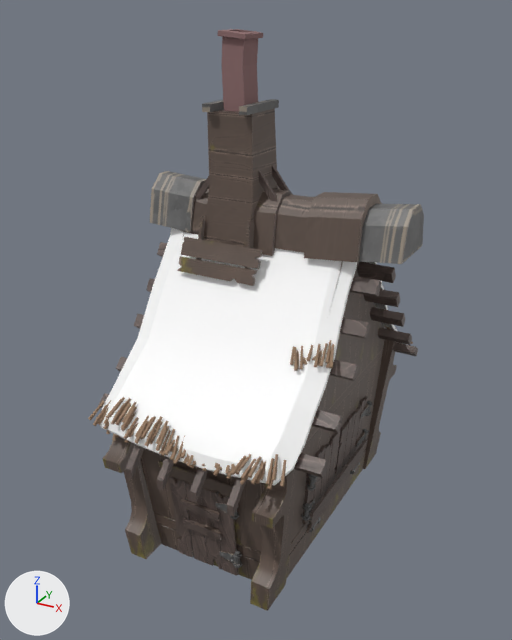
Renders of the FBX model BogeyMan/Assets/Art/Environnement/Props/Houses/SM_House_Tiny01.fbx from each side of a commit.
The view is the same before and after, from a 50 mm camera at (4.68, -8.91, 7.76) aimed at (-0.05, -0.32, 3.47). The axes (+X, +Y, +Z) are drawn at lower left. The lights are the same throughout. Where no turn or scale is listed for an object, it has been applied to the vertices.
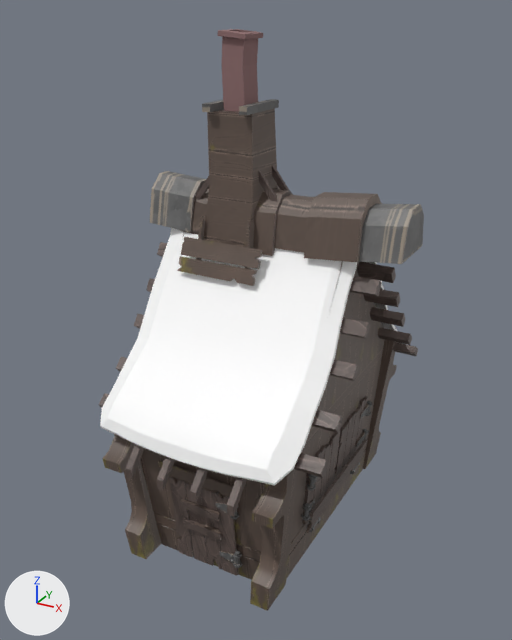
The newer file is also turned or shifted as a whole; pictures and numbers use the older file's frame.

Diff of the bpy script that builds the scene:
```diff
--- a/BogeyMan/Assets/Art/Environnement/Props/Houses/SM_House_Tiny01.fbx.py
+++ b/BogeyMan/Assets/Art/Environnement/Props/Houses/SM_House_Tiny01.fbx.py
@@ ob_object240 @@
-ob_object240 = bpy.data.objects.new('Object240', me_mesh_012)
-ob_object240.location = (2.59, -0.88, 3.58)
@@ ob_object239 @@
-ob_object239 = bpy.data.objects.new('Object239', me_mesh_011)
-ob_object239.location = (4.41, -2.45, 2.91)
@@ ob_object238 @@
-ob_object238 = bpy.data.objects.new('Object238', me_mesh_010)
-ob_object238.location = (-4.53, -1.88, 2.42)
```

What differs and where, as boxes (x1, y1, x2, y2) in the pictures (512 x 640 px):
'Object238', deleted (brown)
    before: (88, 397, 189, 463)
'Object239', deleted (brown)
    before: (161, 440, 286, 490)
'Object240', deleted (brown)
    before: (290, 340, 334, 371)
